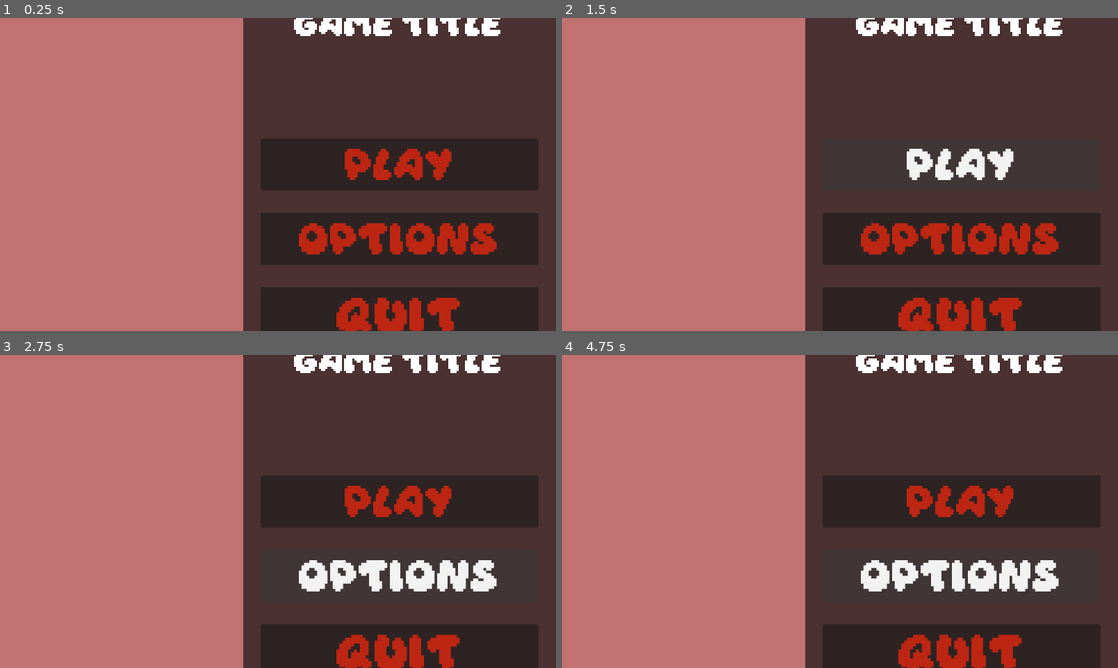
Above: before the commit, frames 1-4 (two rows, left to right).
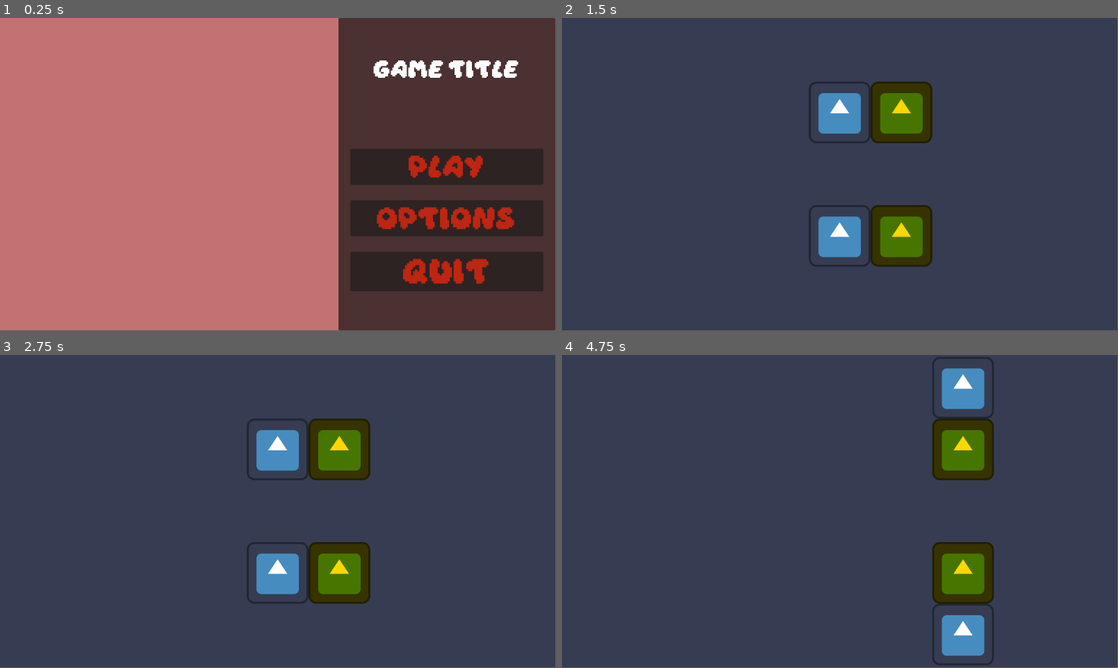
Above: after the commit, the same moments.

Repository: Vlad-935/Reflective-Trust
Game: Godot game, scene res://scenes/root.tscn
The game is run twice, just before and just after one commit, with the same random seed, the same clock (stepped at 60 frames per second) and the same inputs. Before the commit the project starts from res://scenes/ui/main_screen.tscn. The engine's default icon, where the game draws it, is replaced by a stand-in: a white triangle on a blue panel in a dark square.
Inputs (mouse positions are in pixels of both pictures, inside the frame that each line leads up to):
- Up to frame 1 (0.25 s): no input
- Up to frame 2 (1.5 s): click "Play" at 0.5 s; click (962, 165) at 1.25 s, where only the run before the commit has a clickable "Play"
- Up to frame 3 (2.75 s): click (400, 574) at 2 s, where only the run before the commit has a clickable "Options"
- Up to frame 4 (4.75 s): hold D (move right) 2.78-3.53 s; hold S (move down) 3.53-4.28 s; hold D (move right) from 4.28 s (still down)
In our replay, the window is 800x450 before the commit and 799x449 after it. These sizes can differ from the game's own. Grey fills any space a smaller window leaves; there, only what the larger window draws over its background counts as a difference.

The runs differ from the first frame. In frame 1, 35% of the frame differs, in the area x 0-100%, y 0-100%; in frame 2, 100%; in frame 3, 100%; in frame 4, 100%.

Commit message:
Add global Settings and main menu flow

Diff:
--- /dev/null
+++ b/reflective-trust/globals/settings.gd
@@ -0,0 +1,12 @@
+extends Node
+
+var can_be_paused: bool = true
+
+# Called when the node enters the scene tree for the first time.
+func _ready() -> void:
+	pass # Replace with function body.
+
+
+# Called every frame. 'delta' is the elapsed time since the previous frame.
+func _process(delta: float) -> void:
+	pass
--- a/reflective-trust/project.godot
+++ b/reflective-trust/project.godot
@@ -11,7 +11,7 @@
 [application]
 
 config/name="Reflective Trust"
-run/main_scene="uid://7w3wrujreg2s"
+run/main_scene="uid://bnymvvxplc7ah"
 config/features=PackedStringArray("4.7", "Forward Plus")
 config/icon="res://icon.svg"
 
@@ -23,14 +23,15 @@
 [autoload]
 
 LevelManager="*uid://bcg8l8ap7ua82"
-
->>>>>>> e929639 (Added global level manager script)
-[display]
-
-window/size/viewport_width=1280
+">>>>>>>e929639(Addedgloballevelmanagerscript)[display]window/size/viewport_width"=1280
 window/size/viewport_height=720
 window/stretch/mode="canvas_items"
 window/stretch/aspect="expand"
+Settings="*uid://bga3b1vv4g8fg"
+
+[display]
+
+window/stretch/mode="viewport"
 
 [global_group]
 
--- a/reflective-trust/scenes/Levels/level_1.tscn
+++ b/reflective-trust/scenes/Levels/level_1.tscn
@@ -3,6 +3,7 @@
 [ext_resource type="Script" uid="uid://c1ba0pgcqnlk7" path="res://scripts/level_1.gd" id="1_3ydyl"]
 [ext_resource type="Texture2D" uid="uid://7cbcocytpax0" path="res://icon.svg" id="1_ac15f"]
 [ext_resource type="PackedScene" uid="uid://bvkyebfwai1k0" path="res://scenes/moveable_object.tscn" id="2_3ydyl"]
+[ext_resource type="PackedScene" uid="uid://efy270suy001" path="res://scenes/player.tscn" id="4_x42e6"]
 
 [sub_resource type="TileSetAtlasSource" id="TileSetAtlasSource_vtxvj"]
 texture = ExtResource("1_ac15f")
@@ -73,7 +74,9 @@
 [node name="Level_1" type="Node2D" unique_id=480054498]
 script = ExtResource("1_3ydyl")
 
-[node name="Container" type="Control" parent="." unique_id=1794528067]
+[node name="Map" type="Node2D" parent="." unique_id=579945086]
+
+[node name="Container" type="Control" parent="Map" unique_id=1794528067]
 layout_mode = 3
 anchors_preset = 15
 anchor_right = 1.0
@@ -83,7 +86,7 @@
 size_flags_horizontal = 4
 size_flags_vertical = 4
 
-[node name="ColorRect" type="ColorRect" parent="Container" unique_id=1206404489]
+[node name="ColorRect" type="ColorRect" parent="Map/Container" unique_id=1206404489]
 layout_mode = 1
 anchors_preset = 8
 anchor_left = 0.5
@@ -100,10 +103,17 @@
 size_flags_vertical = 4
 color = Color(0.21176471, 0.23921569, 0.32156864, 1)
 
-[node name="TileMapLayer" type="TileMapLayer" parent="." unique_id=753232920 groups=["wall"]]
+[node name="TileMapLayer" type="TileMapLayer" parent="Map" unique_id=753232920 groups=["wall"]]
 tile_map_data = PackedByteArray("AADv//X/AAABAAAAAADw//X/AAABAAAAAADx//X/AAABAAAAAADy//X/AAABAAAAAADz//X/AAABAAAAAAD0// …(1840 unchanged characters)…
 tile_set = SubResource("TileSet_fkdrv")
 
 [node name="Objects" type="Node2D" parent="." unique_id=840091501]
 
 [node name="Moveable_Object" parent="Objects" unique_id=1409220653 instance=ExtResource("2_3ydyl")]
+
+[node name="Player_Reflection" parent="." unique_id=2030126838 instance=ExtResource("4_x42e6")]
+unique_name_in_owner = true
+move_multiplier = Vector2(1, -1)
+
+[node name="Player" parent="." unique_id=689533502 instance=ExtResource("4_x42e6")]
+unique_name_in_owner = true
--- a/reflective-trust/scenes/root.tscn
+++ b/reflective-trust/scenes/root.tscn
@@ -1,25 +1,15 @@
 [gd_scene format=3 uid="uid://bnymvvxplc7ah"]
 
-[ext_resource type="PackedScene" uid="uid://efy270suy001" path="res://scenes/player.tscn" id="1_j5px3"]
-[ext_resource type="PackedScene" uid="uid://cc0gkxeevxxmm" path="res://scenes/Levels/level_1.tscn" id="1_lrqlo"]
 [ext_resource type="PackedScene" uid="uid://n461l8yo7wjj" path="res://scenes/camera.tscn" id="1_sqa0i"]
 [ext_resource type="PackedScene" uid="uid://bu2425gbk22en" path="res://scenes/ui/pause_menu.tscn" id="4_sqa0i"]
+[ext_resource type="PackedScene" uid="uid://7w3wrujreg2s" path="res://scenes/ui/main_screen.tscn" id="5_jh1ax"]
 
 [node name="Root" type="Node2D" unique_id=1105190067]
 
-[node name="Level_Root" type="Node2D" parent="." unique_id=1575153181]
-
-[node name="Level_1" parent="Level_Root" unique_id=480054498 instance=ExtResource("1_lrqlo")]
-
-[node name="Player_Reflection" parent="Level_Root" unique_id=2030126838 instance=ExtResource("1_j5px3")]
-unique_name_in_owner = true
-move_multiplier = Vector2(1, -1)
-
-[node name="Player" parent="Level_Root" unique_id=1030051535 instance=ExtResource("1_j5px3")]
-unique_name_in_owner = true
-
 [node name="Camera2D" parent="." unique_id=288577738 instance=ExtResource("1_sqa0i")]
 
-[node name="CanvasLayer" type="CanvasLayer" parent="." unique_id=1431016636]
+[node name="UI" type="CanvasLayer" parent="." unique_id=1431016636]
 
-[node name="Pause_Menu" parent="CanvasLayer" unique_id=1414163954 instance=ExtResource("4_sqa0i")]
+[node name="Main_Screen" parent="UI" unique_id=1325731135 instance=ExtResource("5_jh1ax")]
+
+[node name="Pause_Menu" parent="UI" unique_id=1414163954 instance=ExtResource("4_sqa0i")]
--- a/reflective-trust/scripts/moveable_object.gd
+++ b/reflective-trust/scripts/moveable_object.gd
@@ -11,9 +11,9 @@
 var move_multiplier: Vector2 = Vector2(1,1)
 
 # Nodes
-@onready var Root: Node2D = get_parent().get_parent().get_parent()
+@onready var Level: = get_parent().get_parent()
 
-@onready var Player: CharacterBody2D = Root.get_node("Player")
+@onready var Player: CharacterBody2D = Level.get_node("Player")
 @onready var Sprite: Sprite2D = $Sprite2D
 
 # Called when the node enters the scene tree for the first time.
--- a/reflective-trust/scripts/pause_menu.gd
+++ b/reflective-trust/scripts/pause_menu.gd
@@ -31,6 +31,9 @@
 
 
 func _input(event: InputEvent) -> void:
+	if not Settings.can_be_paused:
+		return
+
 	if event.is_action_pressed("pause"):
 		if get_tree().paused:
 			if is_in_options:
--- a/reflective-trust/scripts/ui/main_screen.gd
+++ b/reflective-trust/scripts/ui/main_screen.gd
@@ -1,8 +1,11 @@
 extends Control
+
+@onready var Root: Node2D = get_parent().get_parent()
+@onready var first_level_scene: PackedScene = preload("res://scenes/levels/level_1.tscn")
 
 # Called when the node enters the scene tree for the first time.
 func _ready() -> void:
-	pass
+	Settings.can_be_paused = false
 
 
 # Called every frame. 'delta' is the elapsed time since the previous frame.
@@ -11,8 +14,15 @@
 
 
 func _on_play_pressed() -> void:
-	pass # Replace with function body.
+	# Load first level
+	var scene = first_level_scene.instantiate()
+	Root.add_child(scene)
 
+	print(scene)
+
+	# Delete main screen
+	self.queue_free()
+	Settings.can_be_paused = true
 
 func _on_options_pressed() -> void:
 	pass
Not shown, added: reflective-trust/globals/settings.gd.uid
